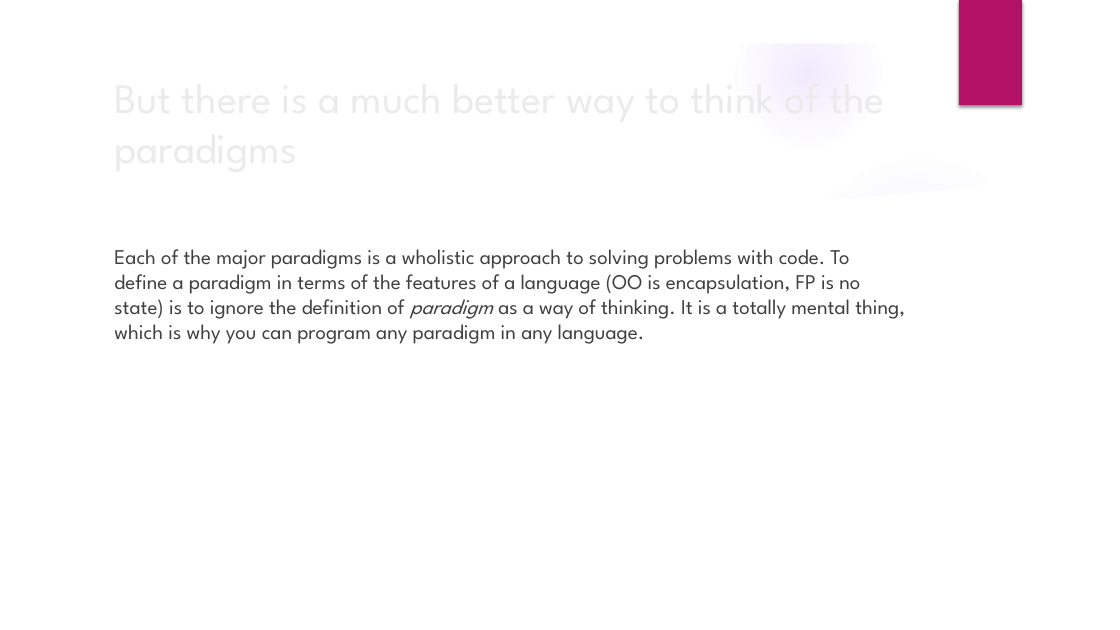
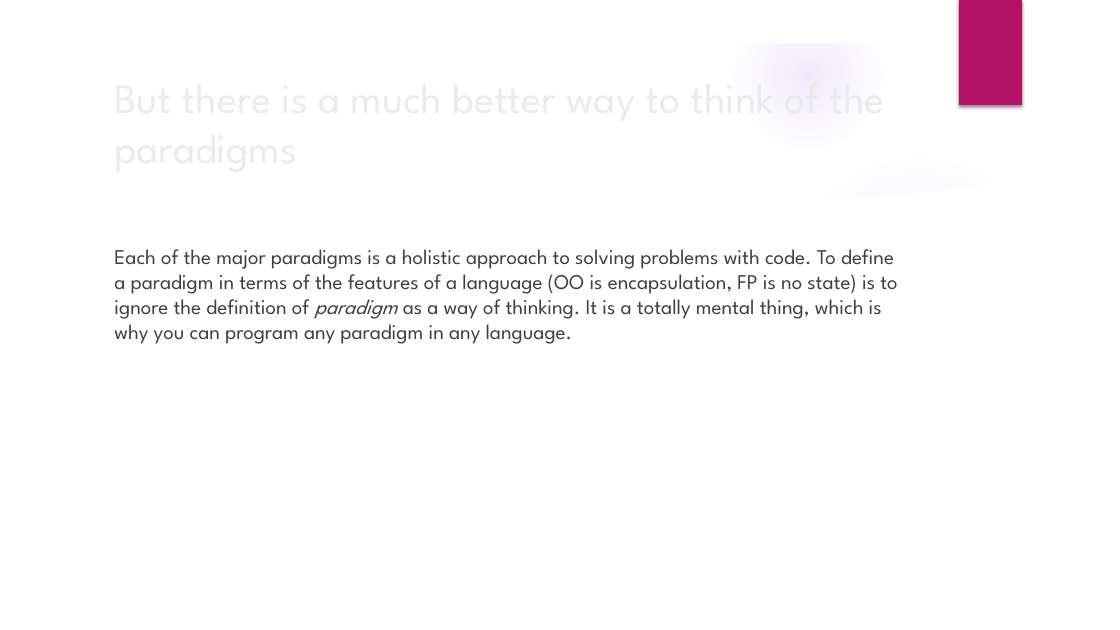
Before and after one commit to Lewis945/CSharpParadigmsTutorial, a slide deck: slide 4 of notes/C# programming paradigms.pptx. Drawn at 1120x630 pixels with LibreOffice and Linux fonts; fonts in the diff are those of the drawing; background and template pictures are left out. Boxes give left, top, right and bottom in pixels: in the first picture for what was removed or moved away, otherwise in the second. Text is boxed around its words. In the diff, an @@ line names an element or a change of style, - is before the commit and + after.

```diff
--- a/notes/C# programming paradigms.pptx
+++ b/notes/C# programming paradigms.pptx
@@ text at (x1=114, y1=249, x2=897, y2=344): text changed @@
-Each of the major paradigms is a wholistic approach to solving problems with code. To define a paradigm in terms of the features of a language (OO is encapsulation, FP is no state) is to ignore the definition of paradigm as a way of thinking. It is a totally mental thing, which is why you can program any paradigm in any language.
+Each of the major paradigms is a holistic approach to solving problems with code. To define a paradigm in terms of the features of a language (OO is encapsulation, FP is no state) is to ignore the definition of paradigm as a way of thinking. It is a totally mental thing, which is why you can program any paradigm in any language.
```
Also in this commit, not shown: 1 other file.
